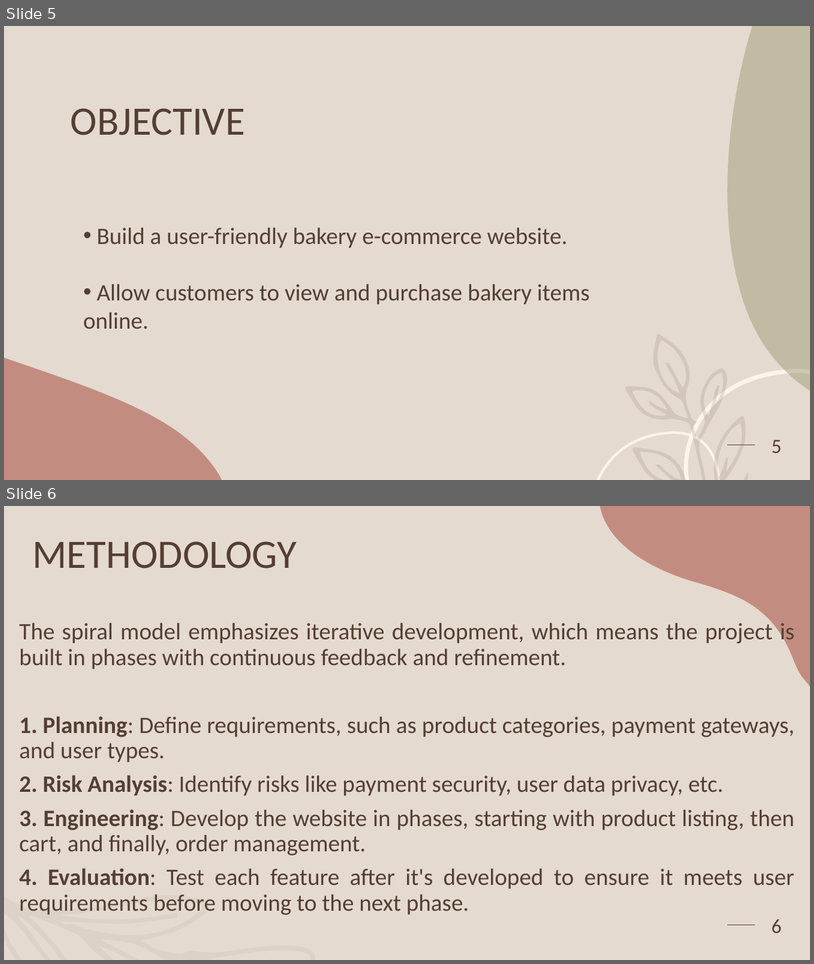
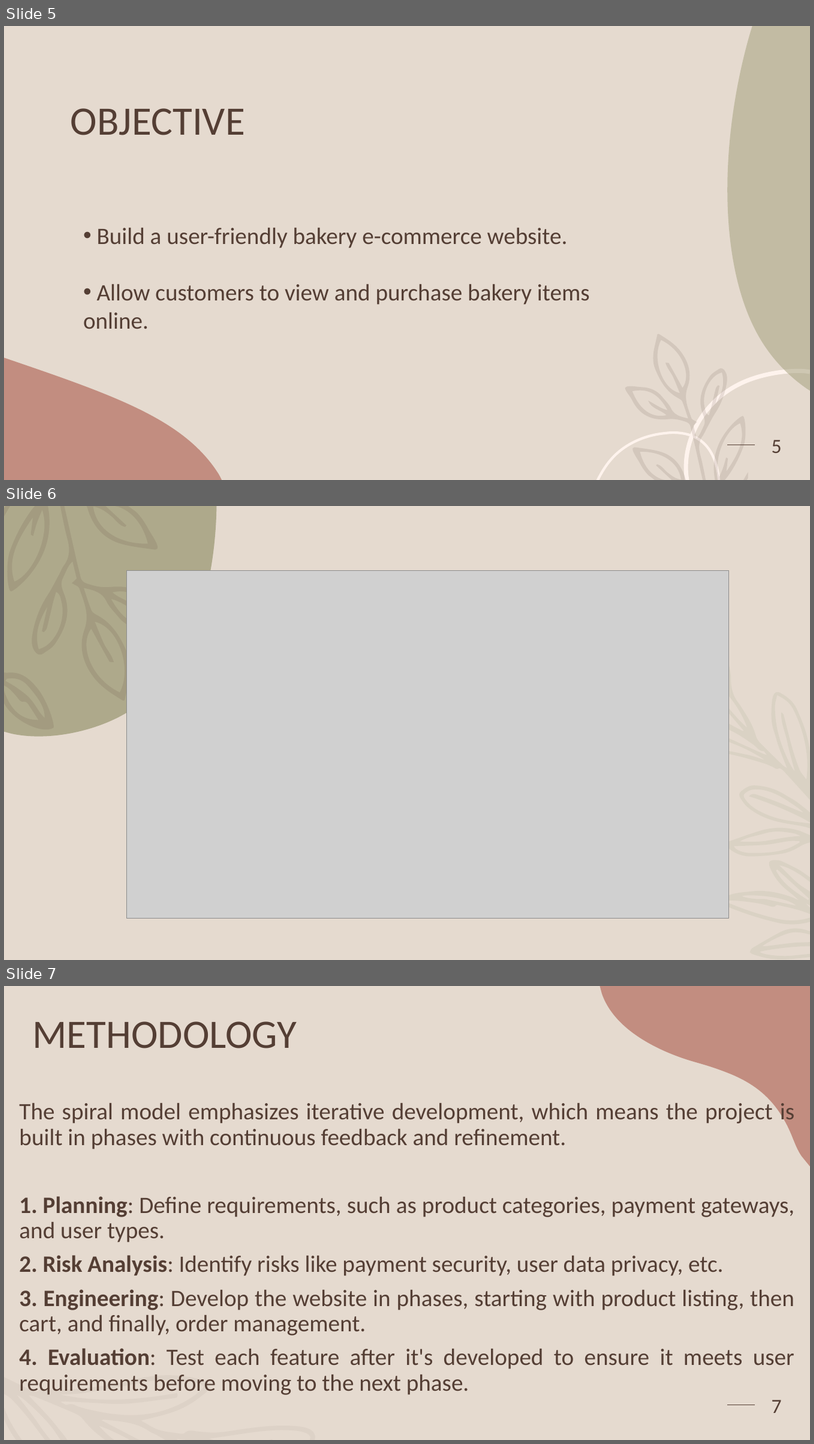
Before and after one commit to rebecca329/Bakewise, a slide deck: BAKERY.pptx. Shown one above the other, each under a label of ours: slides 5 and 6 before the commit, slides 5, 6 and 7 after it. The pictures are 814x964 and 814x1444 pixels, drawn with LibreOffice and Linux fonts; fonts in the diff are those of the drawing; grey boxes stand for pictures; background and template pictures are left out. Boxes give left, top, right and bottom in pixels: in the first picture for what was removed or moved away, otherwise in the second. Text is boxed around its words. In the diff, an @@ line names an element or a change of style, - is before the commit and + after.

```diff
--- a/BAKERY.pptx
+++ b/BAKERY.pptx
@@ slide 6 added at [4,506,810,960], background #E5DACF @@
@@ freeform shape added at [4,506,217,736], fill #A09D79 at 79% opacity @@
@@ freeform shape added at [4,506,168,729], fill #543E34 at 12% opacity @@
@@ picture added at [127,570,729,918] @@
@@ freeform shape added at [602,613,810,959], fill #C6C4AF at 33% opacity @@
@@ what was slide 6 is now slide 7 @@
@@ page number at [772,1399,782,1413]: text changed @@
-6
+7
```
Also in this commit, not shown: 4 slides changed, 1 other slide added, 2 slides removed, 1 other file.
